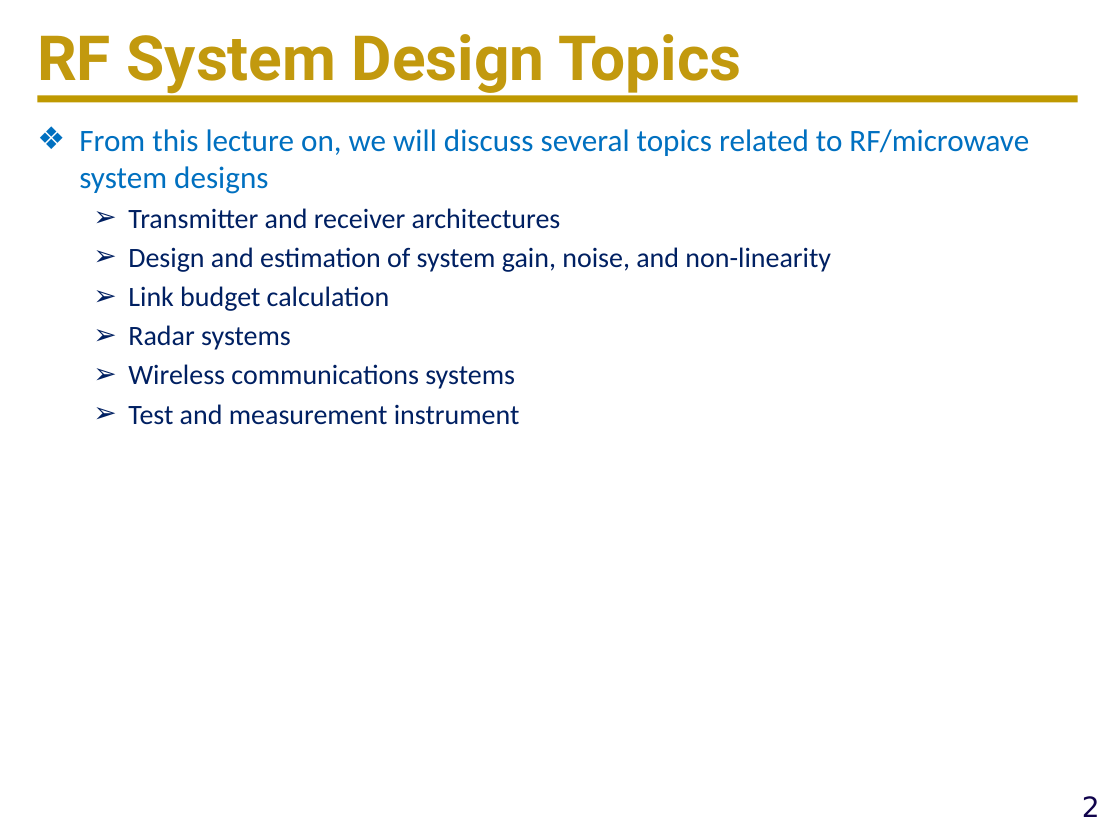
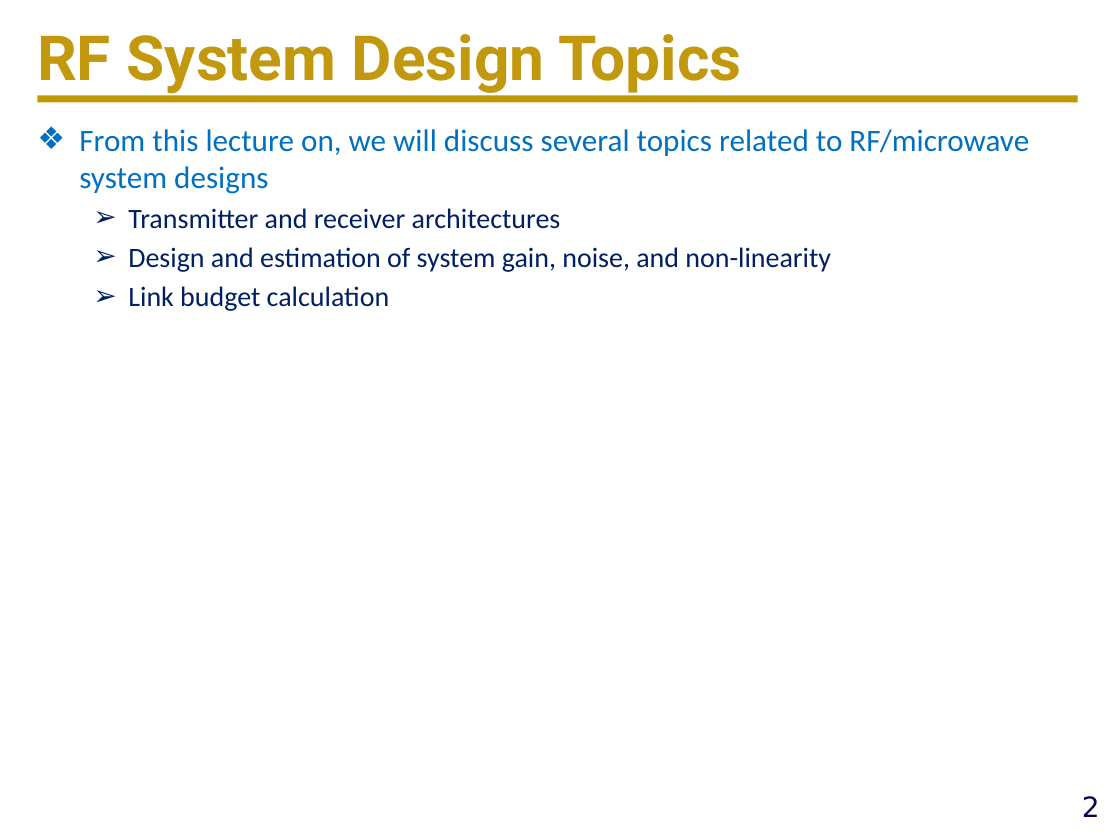
Before and after one commit to ucdart/UCD-EEC134, a slide deck: slide 2 of lectures/lec9/Lec9a-Superhet-DirectConv.pptx. Drawn at 1120x840 pixels with LibreOffice and Linux fonts; fonts in the diff are those of the drawing; background and template pictures are left out. Boxes give left, top, right and bottom in pixels: in the first picture for what was removed or moved away, otherwise in the second. Text is boxed around its words. In the diff, an @@ line names an element or a change of style, - is before the commit and + after.

```diff
--- a/lectures/lec9/Lec9a-Superhet-DirectConv.pptx
+++ b/lectures/lec9/Lec9a-Superhet-DirectConv.pptx
@@ text at (x1=128, y1=325, x2=520, y2=425): paragraphs removed @@
-  ➢ Radar systems
-  ➢ Wireless communications systems
-  ➢ Test and measurement instrument
```
Also in this commit, not shown: 1 other slide changed, 3 other files.
